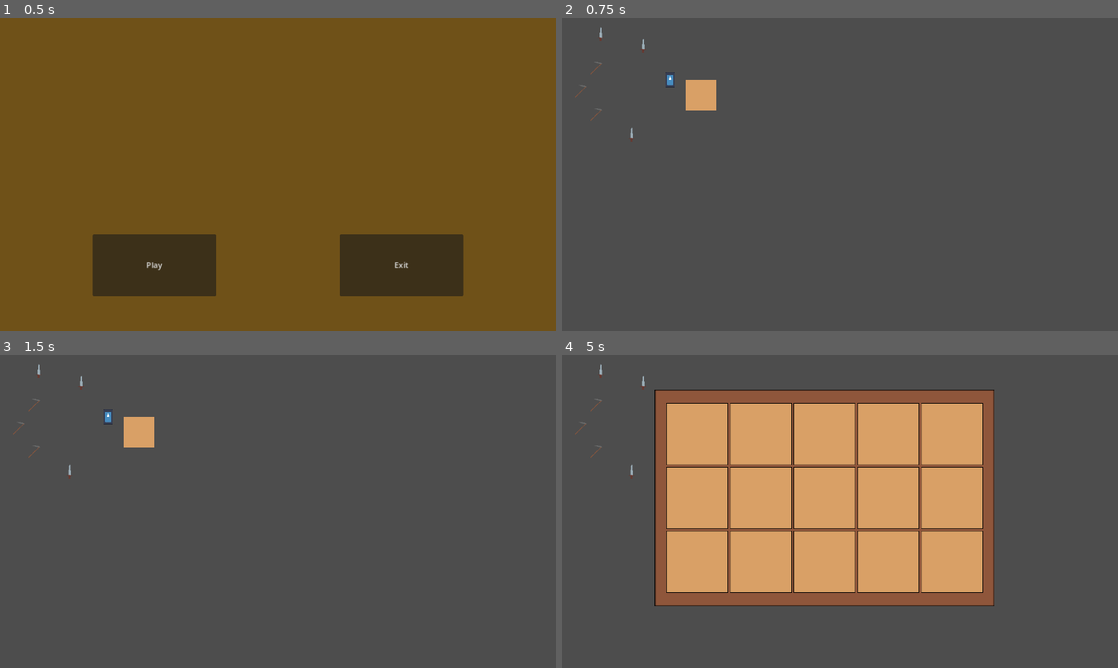
Above: before the commit, frames 1-4 (two rows, left to right).
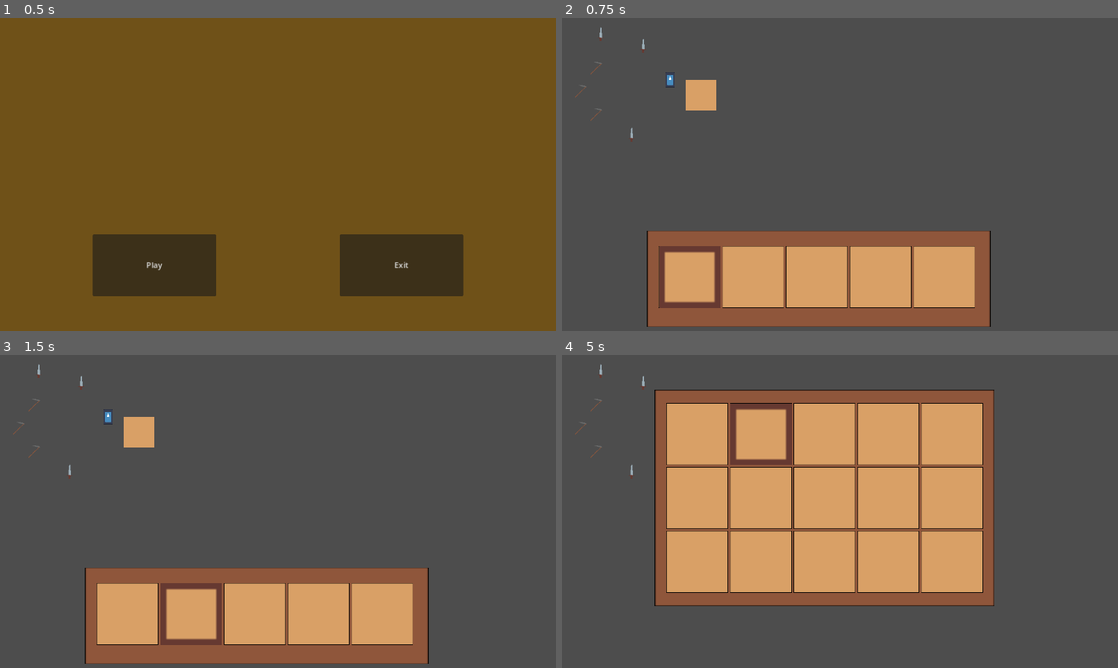
Above: after the commit, the same moments.

Repository: AtaMakesStuff/internship-farming-game
Game: Godot game, scene res://title.tscn
The game is run twice, just before and just after one commit, with the same random seed, the same clock (stepped at 60 frames per second) and the same inputs. The engine's default icon, where the game draws it, is replaced by a stand-in: a white triangle on a blue panel in a dark square.
Inputs (mouse positions are in pixels of both pictures, inside the frame that each line leads up to):
- Up to frame 1 (0.5 s): no input
- Up to frame 2 (0.75 s): click "Play" at 0.5 s
- Up to frame 3 (1.5 s): tap Enter (ui_accept) at 1.25 s; move the mouse to (400, 495) at 1.27 s; hold X (inventoryRight, bound only after the commit) from 1.28 s (still down); click (400, 495) at 1.42 s
- Up to frame 4 (5 s): tap Enter (ui_accept) at 1.52, 2, 2.27, 2.75, 3.5, 3.77, 4.25, 4.52 s; move the mouse to (728, 527) at 2.02 s; click (728, 527) at 2.17 s; move the mouse to (895, 442) at 2.77 s; release X (inventoryRight, bound only after the commit) at 2.78 s; hold Z (inventoryLeft, bound only after the commit) 2.78-3.53 s; click (895, 442) at 2.92 s; move the mouse to (812, 574) at 3.52 s; hold X (inventoryRight, bound only after the commit) from 3.53 s (still down); click (812, 574) at 3.67 s; move the mouse to (1006, 558) at 4.27 s; click (1006, 558) at 4.42 s; tap E (inventory) at 4.9 s

Frame 1 is identical in both runs. In frame 2, 19% of the frame differs, in the area x 15-78%, y 68-99%; in frame 3, 19%; in frame 4, 0.8%.

Commit message:
Inventory Active Slot
- Inventory now has an active slot
- Can change with x and z
- Also have a hot bar on the bottom of screen
- Need to work on active slot corresponding with in world uses

Diff:
--- a/internship-farming-game/farm_tile.gd
+++ b/internship-farming-game/farm_tile.gd
@@ -17,7 +17,7 @@
 # when player clicks on farm tile and is nearby
 # turn farm tile into tilled texture
 func _input(event):
-	if event is InputEventMouseButton and event.pressed and is_player_inside:
+	if event is InputEventMouseButton and event.pressed and is_player_inside and $"../CanvasLayer2/inventory_hotbar_ui".slots[$"../CanvasLayer2/inventory_hotbar_ui/NinePatchRect/GridContainer".active_queue].name == "hoe":
 		var tex = $CollisionShape2D.shape
 		if tex == null:
 			return
--- a/internship-farming-game/inventory/inventory.tscn
+++ b/internship-farming-game/inventory/inventory.tscn
@@ -1,8 +1,9 @@
-[gd_scene load_steps=4 format=3 uid="uid://cw1ce7papfu5u"]
+[gd_scene load_steps=5 format=3 uid="uid://cw1ce7papfu5u"]
 
 [ext_resource type="Script" path="res://inventory/inventory_ui.gd" id="1_rwx7x"]
 [ext_resource type="Texture2D" uid="uid://d3cjtph3xkads" path="res://art/Inventory-UI-1.png" id="2_aoauw"]
 [ext_resource type="PackedScene" uid="uid://i47rllau7msp" path="res://inventory/inventory_ui_slot.tscn" id="3_3cmo6"]
+[ext_resource type="Script" path="res://inventory/inventory_active_slot.gd" id="3_7dm6w"]
 
 [node name="inventory_ui" type="Control"]
 custom_minimum_size = Vector2(704, 448)
@@ -36,6 +37,7 @@
 grow_horizontal = 2
 grow_vertical = 2
 columns = 5
+script = ExtResource("3_7dm6w")
 
 [node name="inventory_UI_slot" parent="NinePatchRect/GridContainer" instance=ExtResource("3_3cmo6")]
 layout_mode = 2
--- /dev/null
+++ b/internship-farming-game/inventory/inventory_active_slot.gd
@@ -0,0 +1,33 @@
+extends GridContainer
+
+var active_queue = 0
+var min_active_inventory = 0
+var max_active_inventory = 4
+
+# Called when the node enters the scene tree for the first time.
+# MAKE THE FIRST SPOT ACTIVE SOMEHOW
+func _ready() -> void:
+	pass
+
+
+# Called every frame. 'delta' is the elapsed time since the previous frame.
+func _process(delta: float) -> void:
+	if Input.is_action_just_pressed("inventoryRight"):
+		if active_queue < max_active_inventory:
+			active_queue += 1
+			get_parent().get_parent().inventory.slots[active_queue - 1].is_active = false
+		elif active_queue == max_active_inventory:
+			active_queue = min_active_inventory
+			get_parent().get_parent().inventory.slots[max_active_inventory].is_active = false
+		get_parent().get_parent().inventory.slots[active_queue].is_active = true
+		get_parent().get_parent().update_slots()
+
+	if Input.is_action_just_pressed("inventoryLeft"):
+		if active_queue	> min_active_inventory:
+			active_queue -= 1
+			get_parent().get_parent().inventory.slots[active_queue + 1].is_active = false
+		elif active_queue == min_active_inventory:
+			active_queue = max_active_inventory
+			get_parent().get_parent().inventory.slots[min_active_inventory].is_active = false
+		get_parent().get_parent().inventory.slots[active_queue].is_active = true
+		get_parent().get_parent().update_slots()
--- a/internship-farming-game/inventory/inventory_ui.gd
+++ b/internship-farming-game/inventory/inventory_ui.gd
@@ -1,17 +1,14 @@
 extends Control
 
+signal new_active_queue_amount(int)
 @onready var inventory: Inventory = preload("res://inventory/playerInventory.tres")
 @onready var slots: Array = $NinePatchRect/GridContainer.get_children()
 
-var is_open = false
-
-var base_vector = 0
-var active_queue = 0
+@export var is_open = false
 
 func _ready ():
 	inventory.update.connect(update_slots)
 	update_slots()
-	close()
 
 func update_slots():
 	for i in range(min(inventory.slots.size(), slots.size())):
@@ -24,6 +21,7 @@
 		else:
 			open()
 
+
 func open():
 	visible = true
 	is_open = true
@@ -31,6 +29,11 @@
 func close():
 	visible = false
 	is_open = false
+
+func initialize_active_inventory():
+	inventory.slots[0].is_active = true
+	update_slots()
+
 
 # trying to handle scrolling equating moving the active slot
 # maybe do incrementation based on delta?
--- a/internship-farming-game/inventory/playerInventory.tres
+++ b/internship-farming-game/inventory/playerInventory.tres
@@ -1,68 +1,83 @@
 [gd_resource type="Resource" script_class="Inventory" load_steps=18 format=3 uid="uid://dnqry4d1pg0if"]
 
 [ext_resource type="Script" path="res://inventory/inventory.gd" id="2_b8bmf"]
-[ext_resource type="Script" path="res://inventory_slot.gd" id="2_vqinm"]
+[ext_resource type="Script" path="res://inventory/inventory_slot.gd" id="2_cnx3p"]
 
 [sub_resource type="Resource" id="Resource_1kx3a"]
-script = ExtResource("2_vqinm")
+script = ExtResource("2_cnx3p")
 amount = null
+is_active = false
 
 [sub_resource type="Resource" id="Resource_snrgr"]
-script = ExtResource("2_vqinm")
+script = ExtResource("2_cnx3p")
 amount = null
+is_active = false
 
 [sub_resource type="Resource" id="Resource_pj5ms"]
-script = ExtResource("2_vqinm")
+script = ExtResource("2_cnx3p")
 amount = null
+is_active = false
 
 [sub_resource type="Resource" id="Resource_k0xg5"]
-script = ExtResource("2_vqinm")
+script = ExtResource("2_cnx3p")
 amount = null
+is_active = false
 
 [sub_resource type="Resource" id="Resource_hqpc1"]
-script = ExtResource("2_vqinm")
+script = ExtResource("2_cnx3p")
 amount = null
+is_active = false
 
 [sub_resource type="Resource" id="Resource_qkexw"]
-script = ExtResource("2_vqinm")
+script = ExtResource("2_cnx3p")
 amount = null
+is_active = false
 
 [sub_resource type="Resource" id="Resource_su3l4"]
-script = ExtResource("2_vqinm")
+script = ExtResource("2_cnx3p")
 amount = null
+is_active = false
 
 [sub_resource type="Resource" id="Resource_p45c3"]
-script = ExtResource("2_vqinm")
+script = ExtResource("2_cnx3p")
 amount = null
+is_active = false
 
 [sub_resource type="Resource" id="Resource_2yyfs"]
-script = ExtResource("2_vqinm")
+script = ExtResource("2_cnx3p")
 amount = null
+is_active = false
 
 [sub_resource type="Resource" id="Resource_n1gl2"]
-script = ExtResource("2_vqinm")
+script = ExtResource("2_cnx3p")
 amount = null
+is_active = false
 
 [sub_resource type="Resource" id="Resource_fg5rt"]
-script = ExtResource("2_vqinm")
+script = ExtResource("2_cnx3p")
 amount = null
+is_active = false
 
 [sub_resource type="Resource" id="Resource_takni"]
-script = ExtResource("2_vqinm")
+script = ExtResource("2_cnx3p")
 amount = null
+is_active = false
 
 [sub_resource type="Resource" id="Resource_sxts7"]
-script = ExtResource("2_vqinm")
+script = ExtResource("2_cnx3p")
 amount = null
+is_active = false
 
 [sub_resource type="Resource" id="Resource_4yhmr"]
-script = ExtResource("2_vqinm")
+script = ExtResource("2_cnx3p")
 amount = null
+is_active = false
 
 [sub_resource type="Resource" id="Resource_4utmf"]
-script = ExtResource("2_vqinm")
+script = ExtResource("2_cnx3p")
 amount = null
+is_active = false
 
 [resource]
 script = ExtResource("2_b8bmf")
-slots = Array[ExtResource("2_vqinm")]([SubResource("Resource_1kx3a"), SubR …(430 unchanged characters)…
+slots = Array[ExtResource("2_cnx3p")]([SubResource("Resource_1kx3a"), SubR …(430 unchanged characters)…
--- a/internship-farming-game/inventory/tools/sword.tres
+++ b/internship-farming-game/inventory/tools/sword.tres
@@ -1,4 +1,4 @@
-[gd_resource type="Resource" script_class="inventoryItem" load_steps=3 format=3 uid="uid://dvikaog0xvpk4"]
+[gd_resource type="Resource" script_class="InventoryItem" load_steps=3 format=3 uid="uid://dvikaog0xvpk4"]
 
 [ext_resource type="Script" path="res://inventory/inventory_item.gd" id="1_cc2ta"]
 [ext_resource type="Texture2D" uid="uid://by0xsb3fitncx" path="res://art/Sword.png" id="2_bdf1a"]
--- /dev/null
+++ b/internship-farming-game/inventory_hotbar_ui.tscn
@@ -0,0 +1,56 @@
+[gd_scene load_steps=5 format=3 uid="uid://cdyy60hxi7k4a"]
+
+[ext_resource type="Script" path="res://inventory/inventory_ui.gd" id="1_h6m2p"]
+[ext_resource type="Texture2D" uid="uid://d3cjtph3xkads" path="res://art/Inventory-UI-1.png" id="2_7b8le"]
+[ext_resource type="Script" path="res://inventory/inventory_active_slot.gd" id="3_227wa"]
+[ext_resource type="PackedScene" uid="uid://i47rllau7msp" path="res://inventory/inventory_ui_slot.tscn" id="4_tnt18"]
+
+[node name="inventory_hotbar_ui" type="Control"]
+custom_minimum_size = Vector2(704, 448)
+layout_mode = 3
+anchors_preset = 0
+offset_right = 704.0
+offset_bottom = 448.0
+script = ExtResource("1_h6m2p")
+is_open = true
+
+[node name="NinePatchRect" type="NinePatchRect" parent="."]
+layout_mode = 0
+offset_right = 712.0
+offset_bottom = 200.0
+texture = ExtResource("2_7b8le")
+patch_margin_left = 1
+patch_margin_top = 1
+patch_margin_right = 1
+patch_margin_bottom = 1
+
+[node name="GridContainer" type="GridContainer" parent="NinePatchRect"]
+layout_mode = 1
+anchors_preset = 8
+anchor_left = 0.5
+anchor_top = 0.5
+anchor_right = 0.5
+anchor_bottom = 0.5
+offset_left = -332.0
+offset_top = -68.0
+offset_right = 468.0
+offset_bottom = 328.0
+grow_horizontal = 2
+grow_vertical = 2
+columns = 5
+script = ExtResource("3_227wa")
+
+[node name="inventory_UI_slot" parent="NinePatchRect/GridContainer" instance=ExtResource("4_tnt18")]
+layout_mode = 2
+
+[node name="inventory_UI_slot2" parent="NinePatchRect/GridContainer" instance=ExtResource("4_tnt18")]
+layout_mode = 2
+
+[node name="inventory_UI_slot3" parent="NinePatchRect/GridContainer" instance=ExtResource("4_tnt18")]
+layout_mode = 2
+
+[node name="inventory_UI_slot4" parent="NinePatchRect/GridContainer" instance=ExtResource("4_tnt18")]
+layout_mode = 2
+
+[node name="inventory_UI_slot5" parent="NinePatchRect/GridContainer" instance=ExtResource("4_tnt18")]
+layout_mode = 2
--- /dev/null
+++ b/internship-farming-game/main_scene_start.gd
@@ -0,0 +1,13 @@
+extends Node2D
+
+
+# Called when the node enters the scene tree for the first time.
+func _ready() -> void:
+	$CanvasLayer/inventory_ui.initialize_active_inventory()
+	$CanvasLayer2/inventory_hotbar_ui.initialize_active_inventory()
+	$CanvasLayer/inventory_ui.hide()
+
+
+# Called every frame. 'delta' is the elapsed time since the previous frame.
+func _process(delta: float) -> void:
+	pass
--- a/internship-farming-game/project.godot
+++ b/internship-farming-game/project.godot
@@ -50,13 +50,13 @@
 "events": [Object(InputEventKey,"resource_local_to_scene":false,"resource_name":"","device":-1,"window_id":0,"alt_press …(192 unchanged characters)…
 ]
 }
-scrolled_up={
+inventoryLeft={
 "deadzone": 0.5,
-"events": [Object(InputEventMouseButton,"resource_local_to_scene":false,"resource_name":"","device":-1,"window_id":0,"alt_pressed":false,"shift_pressed":false,"ctrl_pressed":false,"meta_pressed":false,"button_mask":0,"position":Vector2(0, 0),"global_position":Vector2(0, 0),"factor":1.0,"button_index":4,"canceled":false,"pressed":false,"double_click":false,"script":null)
+"events": [Object(InputEventKey,"resource_local_to_scene":false,"resource_name":"","device":-1,"window_id":0,"alt_pressed":false,"shift_pressed":false,"ctrl_pressed":false,"meta_pressed":false,"pressed":false,"keycode":0,"physical_keycode":90,"key_label":0,"unicode":122,"location":0,"echo":false,"script":null)
 ]
 }
-scrolled_down={
+inventoryRight={
 "deadzone": 0.5,
-"events": [Object(InputEventMouseButton,"resource_local_to_scene":false,"resource_name":"","device":-1,"window_id":0,"alt_pressed":false,"shift_pressed":false,"ctrl_pressed":false,"meta_pressed":false,"button_mask":0,"position":Vector2(0, 0),"global_position":Vector2(0, 0),"factor":1.0,"button_index":5,"canceled":false,"pressed":false,"double_click":false,"script":null)
+"events": [Object(InputEventKey,"resource_local_to_scene":false,"resource_name":"","device":-1,"window_id":0,"alt_pressed":false,"shift_pressed":false,"ctrl_pressed":false,"meta_pressed":false,"pressed":false,"keycode":0,"physical_keycode":88,"key_label":0,"unicode":120,"location":0,"echo":false,"script":null)
 ]
 }
--- a/internship-farming-game/testing.tscn
+++ b/internship-farming-game/testing.tscn
@@ -1,12 +1,15 @@
-[gd_scene load_steps=6 format=3 uid="uid://casinnr6aw1dg"]
+[gd_scene load_steps=8 format=3 uid="uid://casinnr6aw1dg"]
 
 [ext_resource type="PackedScene" uid="uid://c5b0bdgeuwwea" path="res://player.tscn" id="1_m16bd"]
+[ext_resource type="Script" path="res://main_scene_start.gd" id="1_r4d37"]
 [ext_resource type="PackedScene" uid="uid://dy3xf8kokulcv" path="res://farm_tile.tscn" id="2_5abx4"]
 [ext_resource type="PackedScene" uid="uid://cw1ce7papfu5u" path="res://inventory/inventory.tscn" id="3_as27f"]
 [ext_resource type="PackedScene" uid="uid://dif6xewjgft72" path="res://hoe.tscn" id="4_bddse"]
 [ext_resource type="PackedScene" uid="uid://bg323oxrw7006" path="res://sword.tscn" id="5_aqoei"]
+[ext_resource type="PackedScene" uid="uid://cdyy60hxi7k4a" path="res://inventory_hotbar_ui.tscn" id="7_n8qdd"]
 
 [node name="testing" type="Node2D"]
+script = ExtResource("1_r4d37")
 
 [node name="farm_tile" parent="." instance=ExtResource("2_5abx4")]
 position = Vector2(288, 160)
@@ -39,3 +42,11 @@
 
 [node name="sword3" parent="." instance=ExtResource("5_aqoei")]
 position = Vector2(168, 56)
+
+[node name="CanvasLayer2" type="CanvasLayer" parent="."]
+
+[node name="inventory_hotbar_ui" parent="CanvasLayer2" instance=ExtResource("7_n8qdd")]
+offset_left = 176.0
+offset_top = 440.0
+offset_right = 880.0
+offset_bottom = 888.0
Renamed: internship-farming-game/inventory_slot.gd -> internship-farming-game/inventory/inventory_slot.gd
